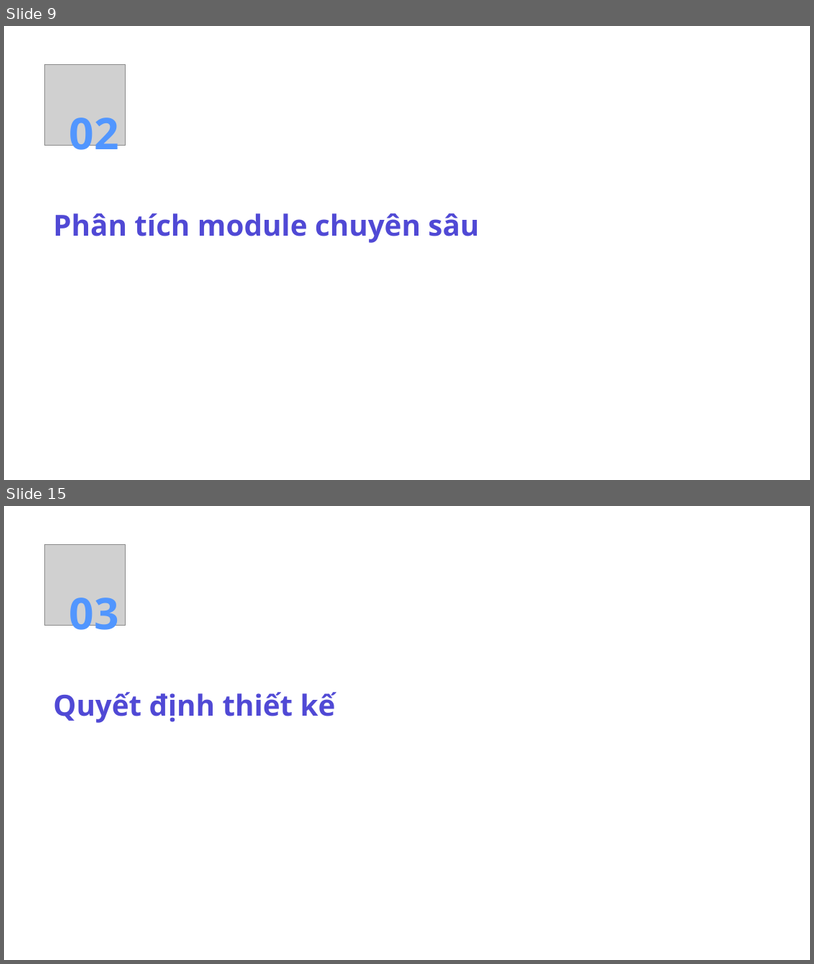
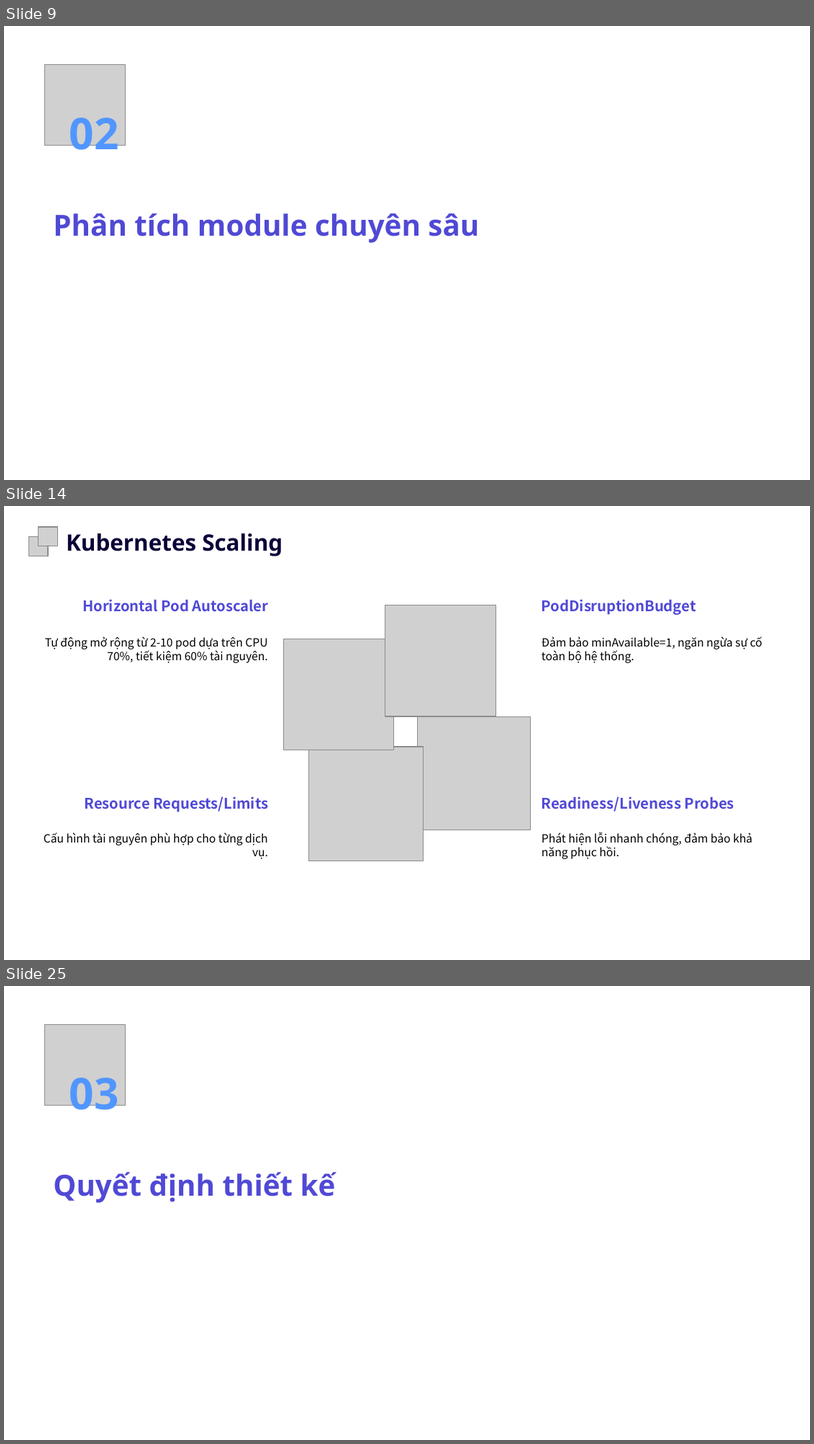
Before and after one commit to octguy/uit-go, a slide deck: docs/uit-go-report-slide.pptx. Shown one above the other, each under a label of ours: slides 9 and 15 before the commit, slides 9, 14 and 25 after it; the slides between them are not shown. The pictures are 814x964 and 814x1444 pixels, drawn with LibreOffice and Linux fonts; fonts in the diff are those of the drawing; grey boxes stand for pictures; background and template pictures are left out. Boxes give left, top, right and bottom in pixels: in the first picture for what was removed or moved away, otherwise in the second. Text is boxed around its words. In the diff, an @@ line names an element or a change of style, - is before the commit and + after.

```diff
--- a/docs/uit-go-report-slide.pptx
+++ b/docs/uit-go-report-slide.pptx
@@ slide 14 added at (x1=4, y1=506, x2=810, y2=960), background picture (left out) @@
@@ freeform shape added at (x1=13, y1=513, x2=801, y2=952), fill #FFFFFF at 38% opacity, outline #FFFFFF 0.75 pt @@
@@ picture added at (x1=39, y1=527, x2=58, y2=546) @@
@@ picture added at (x1=29, y1=537, x2=49, y2=556) @@
@@ text added at (x1=66, y1=533, x2=283, y2=556), 20.2 pt, text #0A0237, bold @@
+Kubernetes Scaling
@@ text added at (x1=82, y1=599, x2=269, y2=612), 13 pt, text #5049D5, bold @@
+Horizontal Pod Autoscaler
@@ picture added at (x1=385, y1=605, x2=496, y2=716) @@
@@ text added at (x1=542, y1=599, x2=697, y2=615), 13 pt, text #5049D5, bold @@
+PodDisruptionBudget
@@ text added at (x1=45, y1=636, x2=268, y2=663), 10.1 pt, text #000000 @@
+Tự động mở rộng từ 2-10 pod dựa trên CPU 70%, tiết kiệm 60% tài nguyên.
@@ picture added at (x1=284, y1=639, x2=394, y2=750) @@
@@ text added at (x1=542, y1=636, x2=763, y2=663), 10.1 pt, text #000000 @@
+Đảm bảo minAvailable=1, ngăn ngừa sự cố toàn bộ hệ thống.
@@ picture added at (x1=418, y1=716, x2=530, y2=829) @@
@@ picture added at (x1=309, y1=746, x2=423, y2=861) @@
@@ text added at (x1=85, y1=796, x2=268, y2=812), 13 pt, text #5049D5, bold @@
+Resource Requests/Limits
@@ text added at (x1=542, y1=796, x2=735, y2=811), 13 pt, text #5049D5, bold @@
+Readiness/Liveness Probes
@@ text added at (x1=44, y1=832, x2=268, y2=859), 10.1 pt, text #000000 @@
+Cấu hình tài nguyên phù hợp cho từng dịch vụ.
@@ text added at (x1=542, y1=832, x2=753, y2=859), 10.1 pt, text #000000 @@
+Phát hiện lỗi nhanh chóng, đảm bảo khả năng phục hồi.
@@ what was slide 15 is now slide 25 @@
```
Also in this commit, not shown: 19 other slides added, 5 slides removed, 2 other files.
